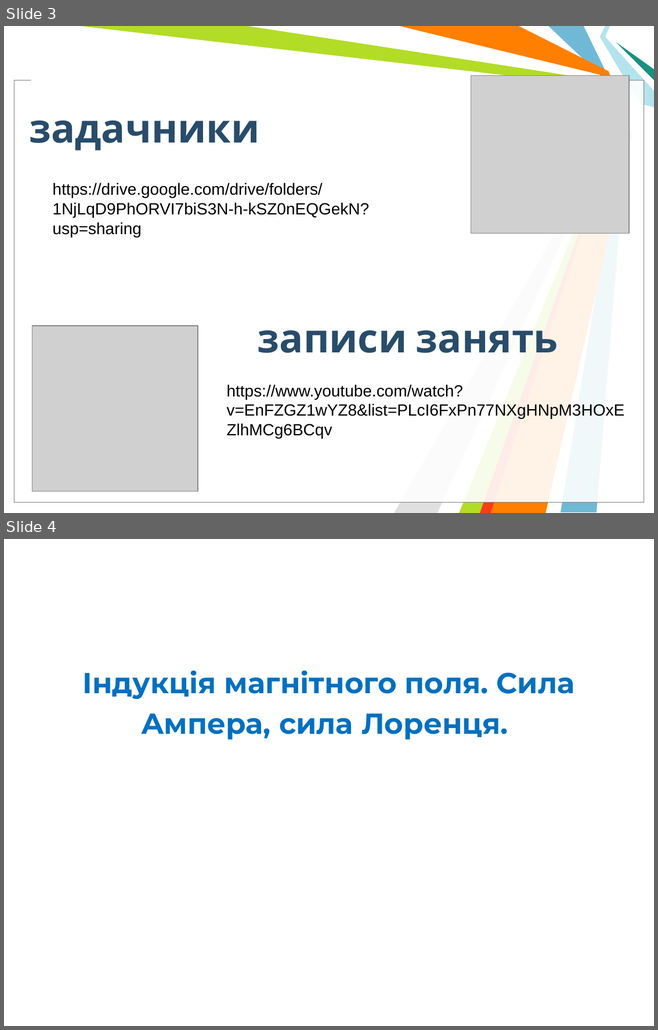
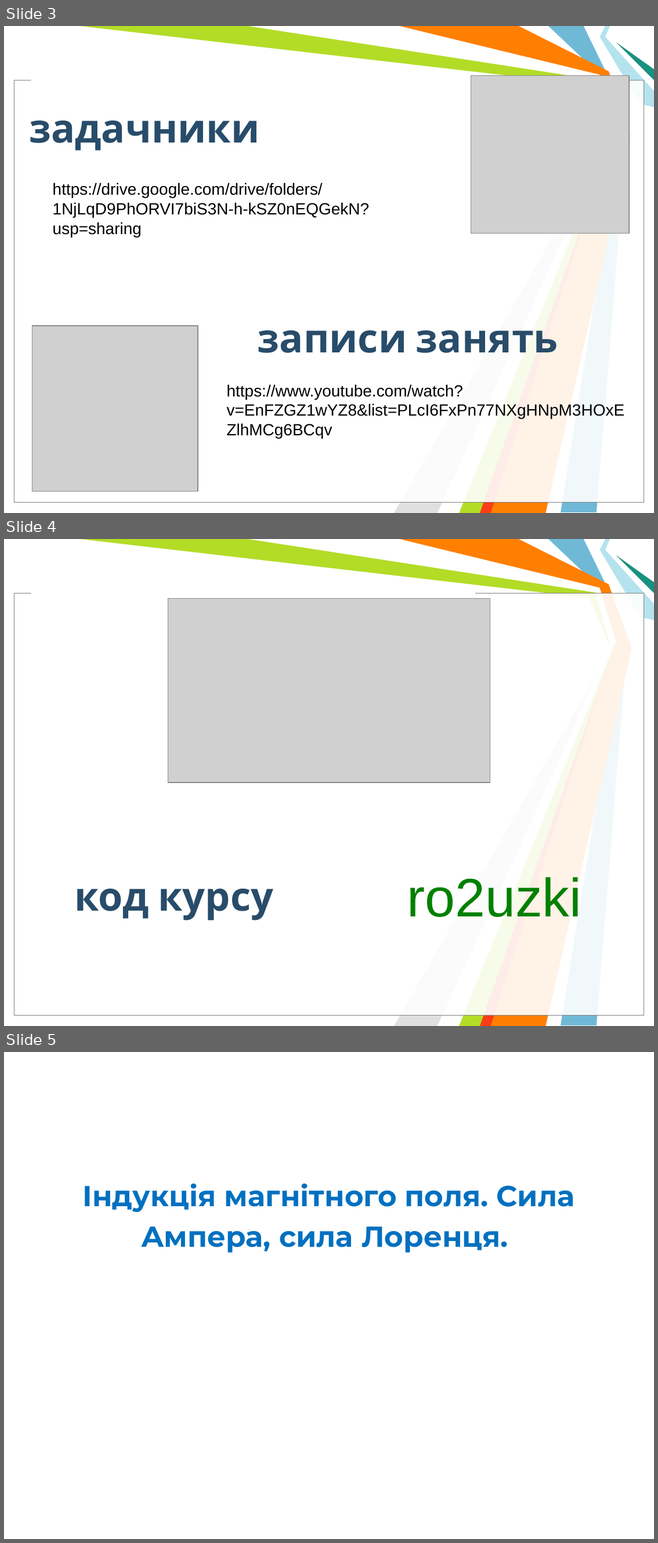
Before and after one commit to l432/NMK, a slide deck: Lecture/Chem/2022_23/semestr_2/01_Магнітне поле. Сили Ампера, Лоренця/Less01_2s.ppt. Shown one above the other, each under a label of ours: slides 3 and 4 before the commit, slides 3, 4 and 5 after it. The pictures are 658x1030 and 658x1543 pixels, drawn with LibreOffice and Linux fonts; fonts in the diff are those of the drawing; grey boxes stand for pictures; background and template pictures are left out. Boxes give left, top, right and bottom in pixels: in the first picture for what was removed or moved away, otherwise in the second. Text is boxed around its words. In the diff, an @@ line names an element or a change of style, - is before the commit and + after.

```diff
--- a/Lecture/Chem/2022_23/semestr_2/01_Магнітне поле. Сили Ампера, Лоренця/Less01_2s.ppt
+++ b/Lecture/Chem/2022_23/semestr_2/01_Магнітне поле. Сили Ампера, Лоренця/Less01_2s.ppt
@@ slide 4 added at (x1=4, y1=539, x2=654, y2=1026), background #FFFFFF; not listed: 11 template elements that a slide beside it also shows @@
@@ picture added at (x1=168, y1=598, x2=489, y2=783) @@
@@ text added at (x1=407, y1=877, x2=581, y2=917), 60 pt, text #008000 @@
+ro2uzki
@@ text added at (x1=74, y1=889, x2=274, y2=921), 44 pt, text #284C6A, bold @@
+код курсу
@@ what was slide 4 is now slide 5 @@
```
Also in this commit, not shown: 1 other file.
